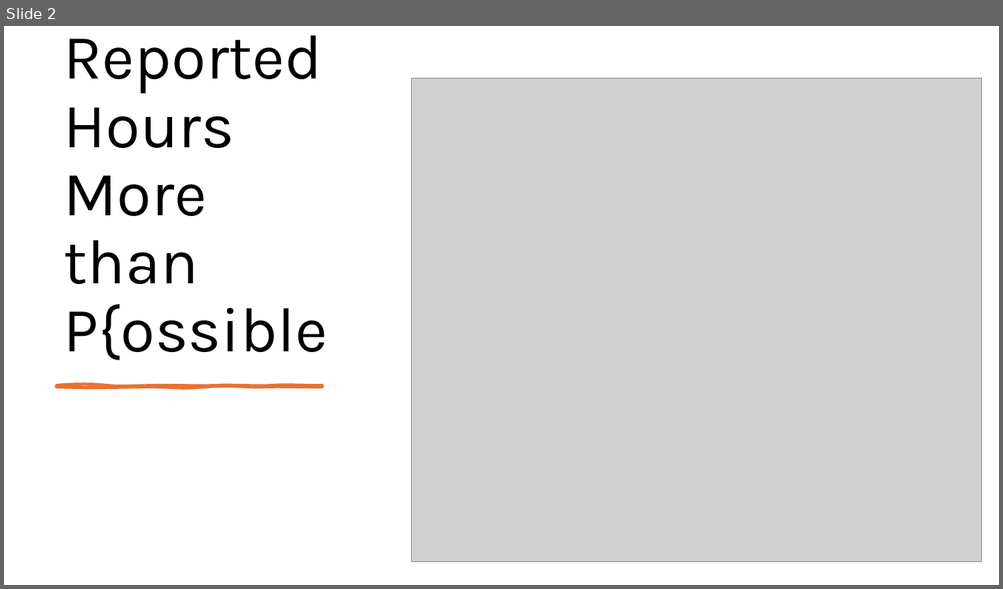
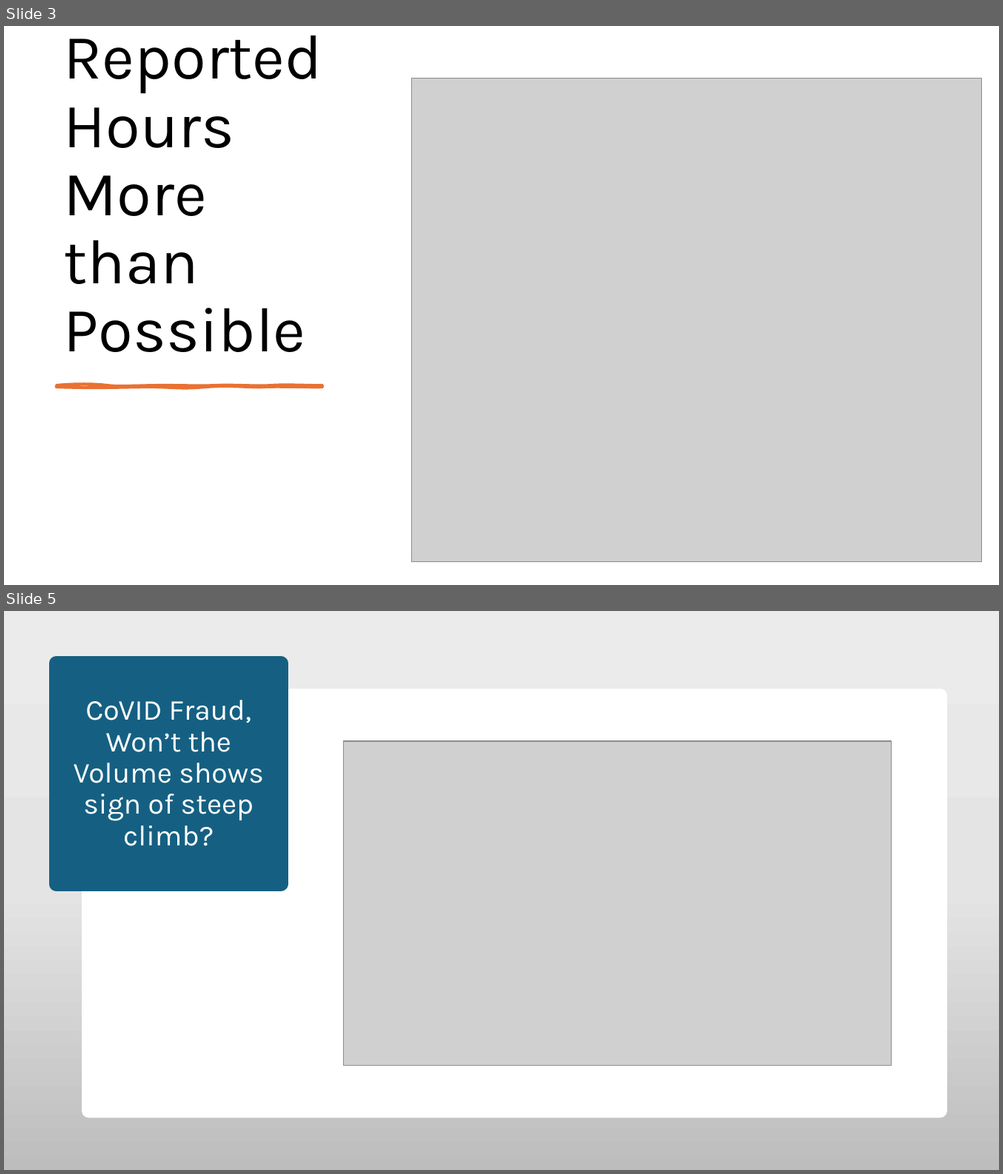
Before and after one commit to mzhao577/Download_FraudCases, a slide deck: FraudAnalysis_ReportedCases.pptx. Shown one above the other, each under a label of ours: slide 2 before the commit, slides 3 and 5 after it; the slides between them are not shown. The pictures are 1003x589 and 1003x1174 pixels, drawn with LibreOffice and Linux fonts; fonts in the diff are those of the drawing; grey boxes stand for pictures. Boxes give left, top, right and bottom in pixels: in the first picture for what was removed or moved away, otherwise in the second. Text is boxed around its words. In the diff, an @@ line names an element or a change of style, - is before the commit and + after.

```diff
--- a/FraudAnalysis_ReportedCases.pptx
+++ b/FraudAnalysis_ReportedCases.pptx
@@ slide 5 added at (4,611,999,1170), background gradient #ECECEC to #E5E5E5 to #BEBEBE @@
@@ title added at (57,664,281,884), fill #156082, outline #156082 13.75 pt, 28 pt, text #FFFFFF @@
+CoVID Fraud, Won’t the Volume shows sign of steep climb?
@@ rounded rectangle added at (82,689,947,1119), fill #FFFFFF @@
@@ picture added at (344,741,891,1066) @@
@@ what was slide 2 is now slide 3 @@
@@ slide 3 changed as well @@
@@ title at (64,35,323,352): text changed @@
-Reported Hours More than P{ossible
+Reported Hours More than Possible
```
Also in this commit, not shown: 3 other slides added, 4 slides removed, 9 other files.
